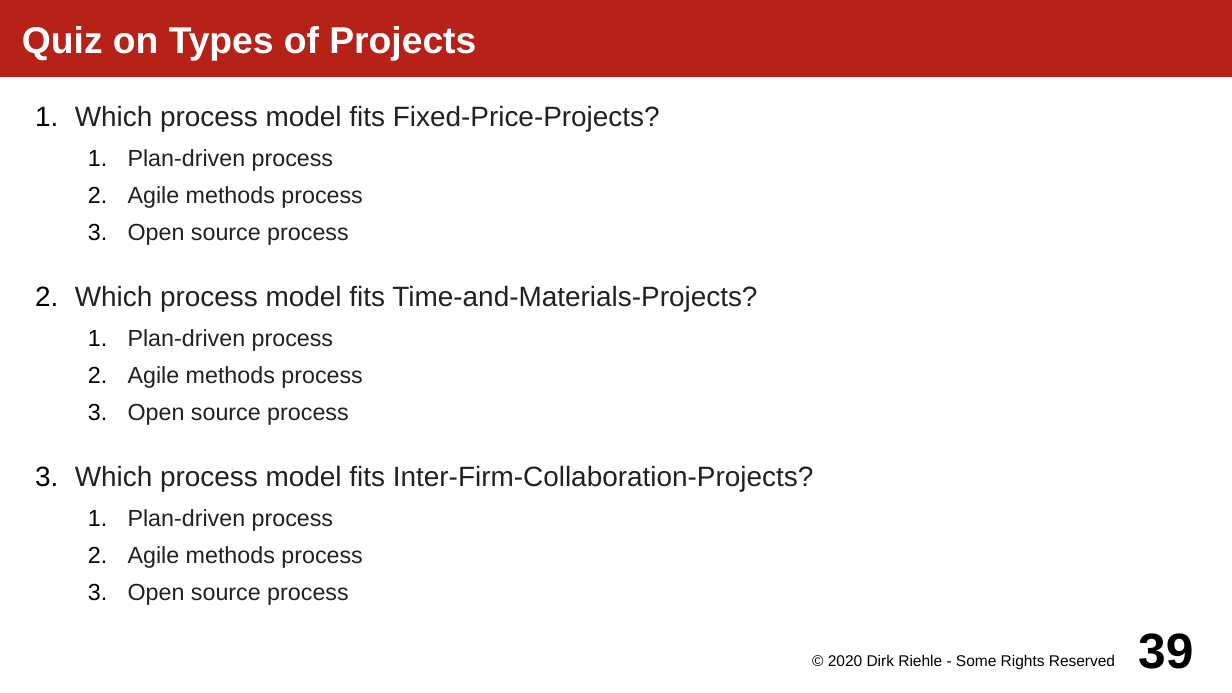
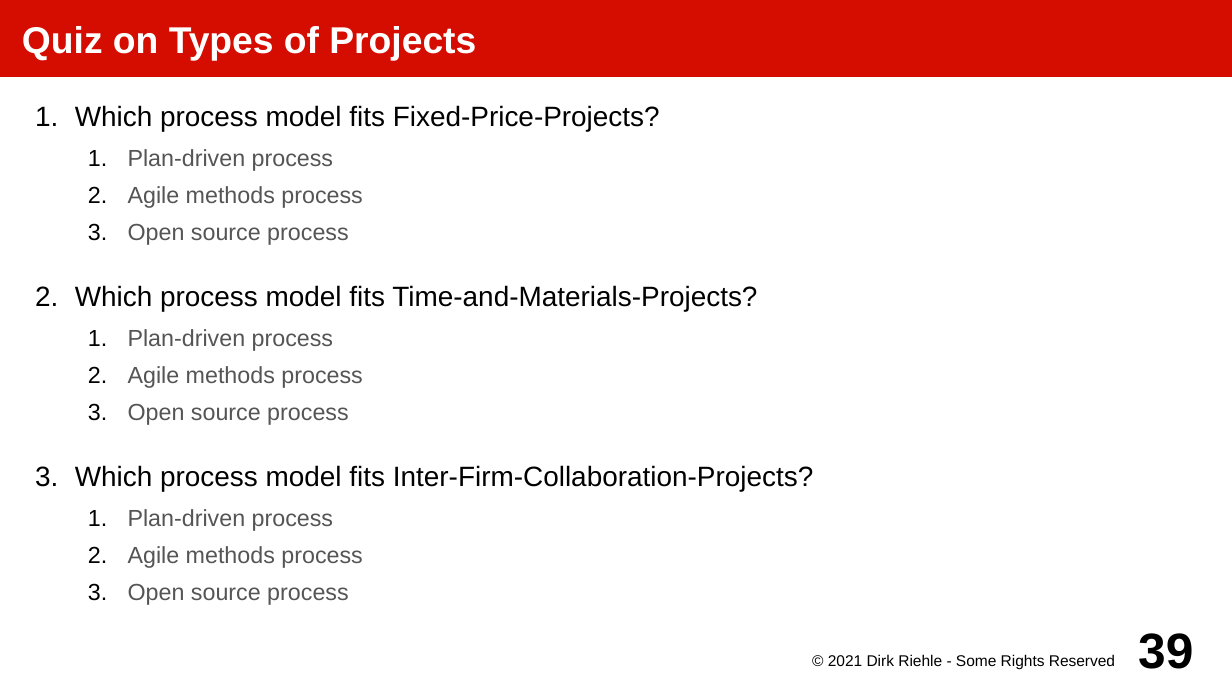
Before and after one commit to dirkriehle/amos-course, a slide deck: slide 39 of Lecture slides/AMOS C02 - Three Process Models.odp. Drawn at 1232x693 pixels with LibreOffice and Linux fonts; fonts in the diff are those of the drawing. Boxes give left, top, right and bottom in pixels: in the first picture for what was removed or moved away, otherwise in the second. Text is boxed around its words. In the diff, an @@ line names an element or a change of style, - is before the commit and + after.

```diff
--- a/Lecture slides/AMOS C02 - Three Process Models.odp
+++ b/Lecture slides/AMOS C02 - Three Process Models.odp
@@ title "Quiz on Types of Projects" at [0,0,1232,77]: fill #B62118 to #D50D01 @@
@@ text "Which process model fits Fixed-Price-Projects?" at [75,105,813,605]: text colour #212121 to #000000 in "Which process model fits Fixed-Price-Projects?", "Which process model fits Time-and-Materials-Projects?", "Which process model fits Inter-Firm-Collaboration-Projects?"; text colour #212121 to #555555 in "Plan-driven process", "Agile methods process", "Open source process", "Plan-driven process" and 5 more places @@
@@ text at [828,654,1115,670]: text changed @@
-© 2020 Dirk Riehle - Some Rights Reserved
+© 2021 Dirk Riehle - Some Rights Reserved
```
Also in this commit, not shown: 39 other slides changed, 29 other files.
